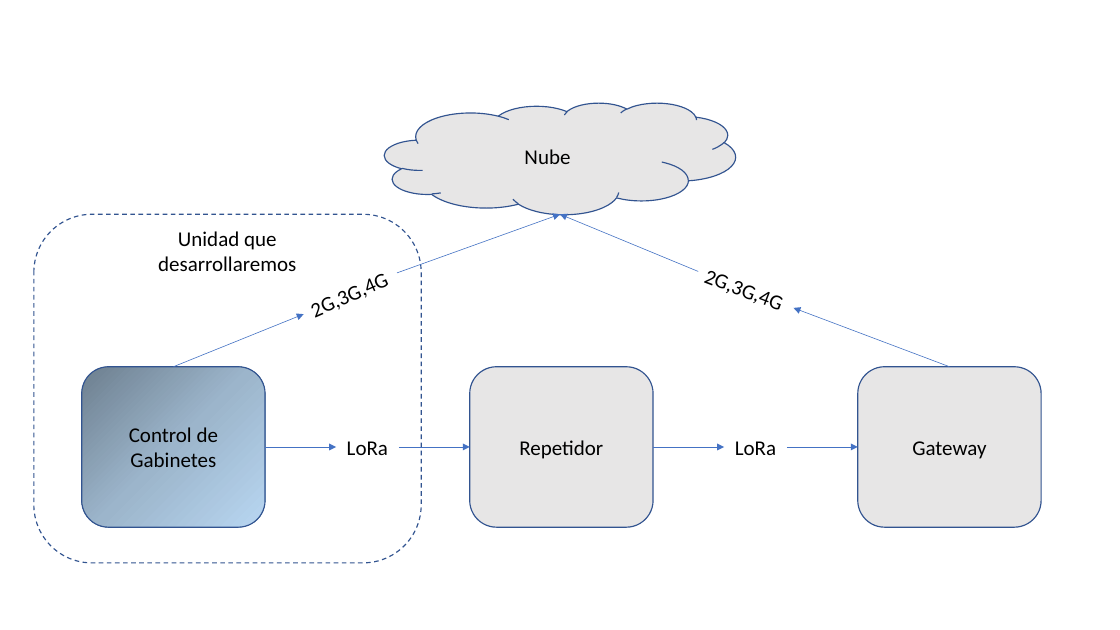
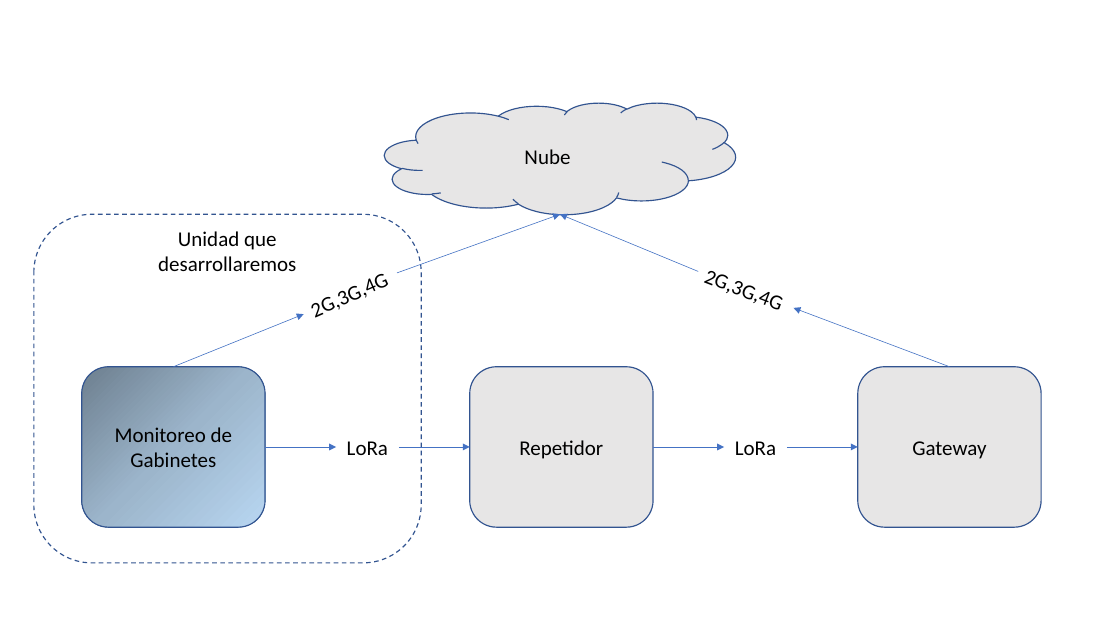
Before and after one commit to juandavidcy/Monitoreo-de-Gabinetes, a slide deck: slide 1 of Control de Gabinetes.pptx. Drawn at 1120x630 pixels with LibreOffice and Linux fonts; fonts in the diff are those of the drawing. Boxes give left, top, right and bottom in pixels: in the first picture for what was removed or moved away, otherwise in the second. Text is boxed around its words. In the diff, an @@ line names an element or a change of style, - is before the commit and + after.

```diff
--- a/Control de Gabinetes.pptx
+++ b/Control de Gabinetes.pptx
@@ text in rounded rectangle at [115,427,232,467]: text changed @@
-Control de Gabinetes
+Monitoreo de Gabinetes
```
Also in this commit, not shown: 16 other files.
